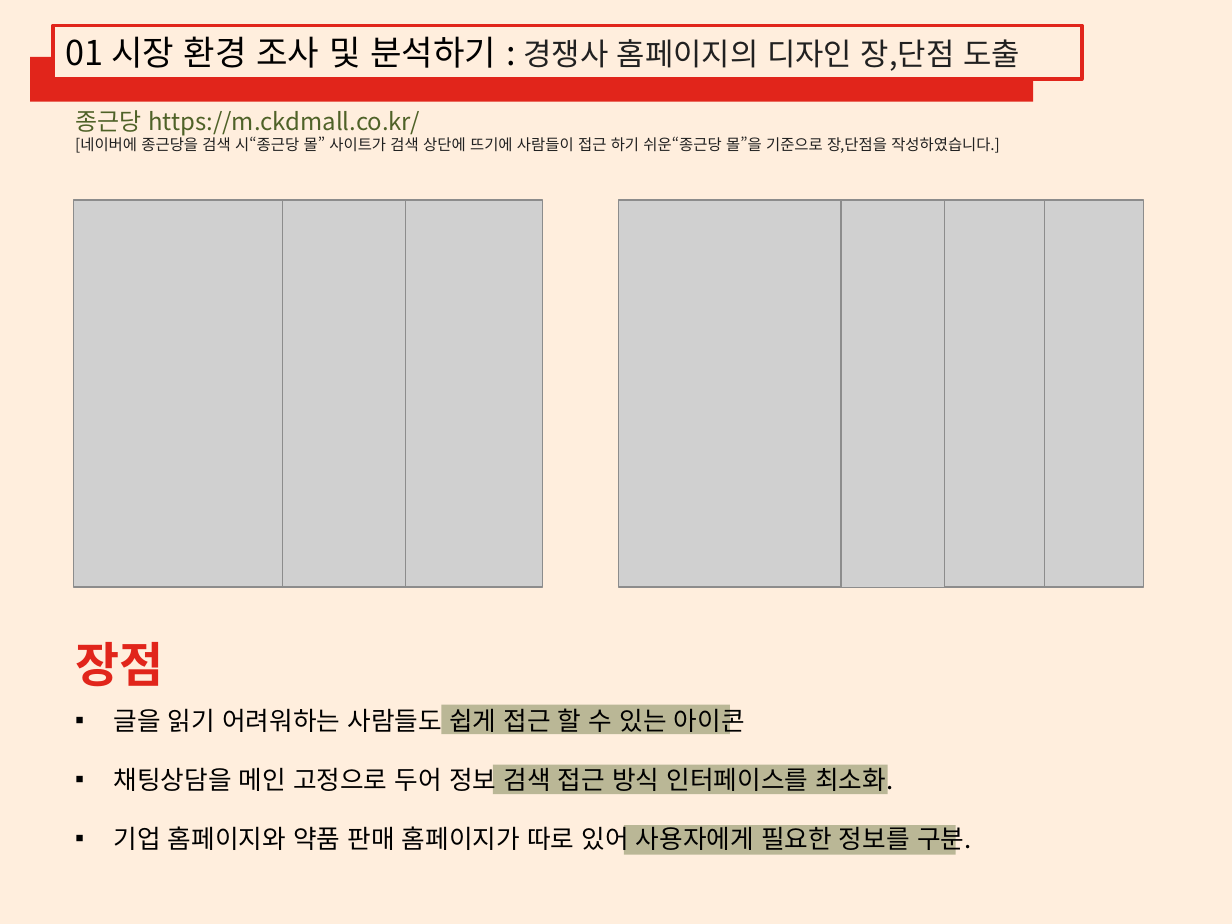
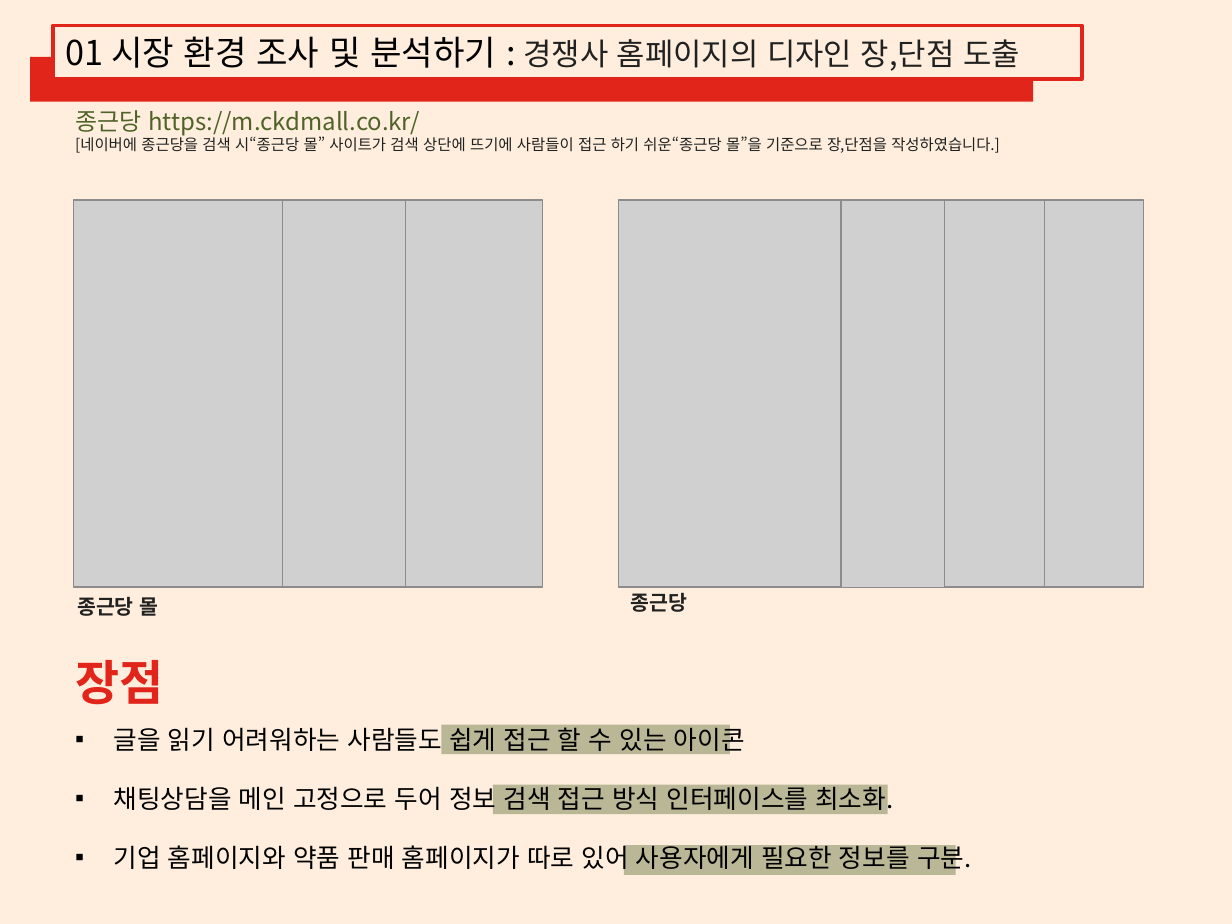
Before and after one commit to LEEGYUNGRIM/report01, a slide deck: slide 5 of 디자인설계 및 조사분석.pptx. Drawn at 1232x924 pixels with LibreOffice and Linux fonts; fonts in the diff are those of the drawing; grey boxes stand for pictures. Boxes give left, top, right and bottom in pixels: in the first picture for what was removed or moved away, otherwise in the second. Text is boxed around its words. In the diff, an @@ line names an element or a change of style, - is before the commit and + after.

```diff
--- a/디자인설계 및 조사분석.pptx
+++ b/디자인설계 및 조사분석.pptx
@@ text added at bbox=[77, 594, 159, 620], 12 pt, text #212121, bold @@
+종근당 몰
@@ text added at bbox=[631, 592, 688, 612], 12 pt, text #212121, bold @@
+종근당
@@ 4 texts, 3 rectangles: place and size @@
-4 texts, 3 rectangles at bbox=[75, 642, 972, 855]
+4 texts, 3 rectangles at bbox=[75, 660, 972, 875]
```
Also in this commit, not shown: 1 other slide changed.
